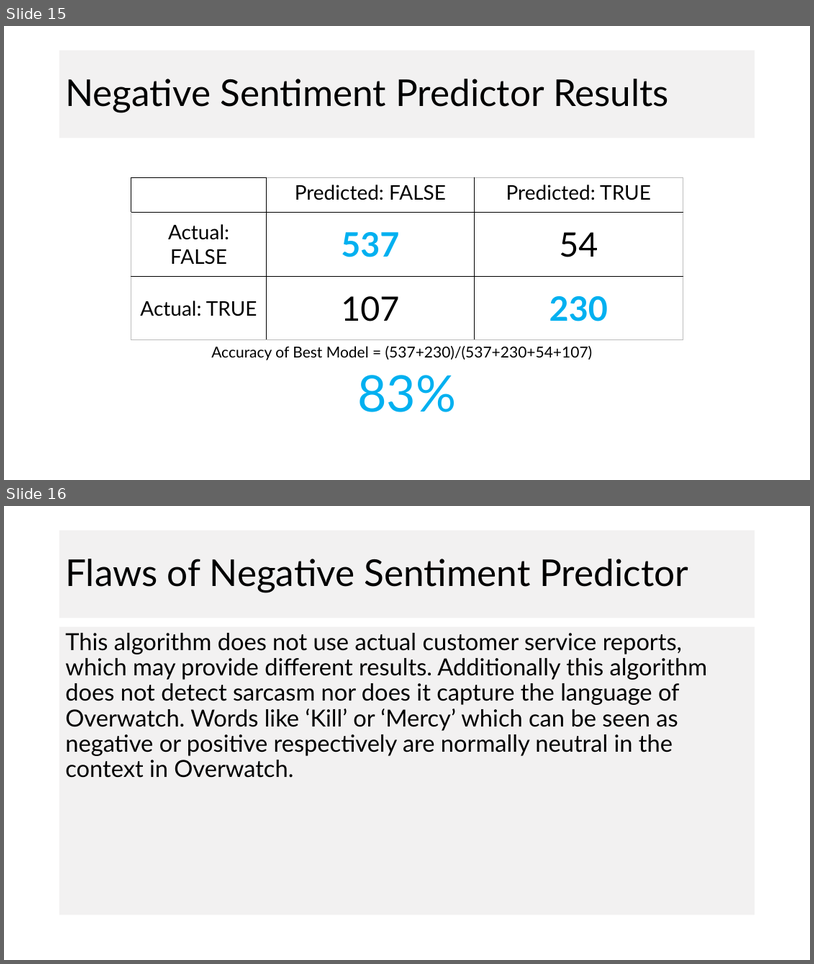
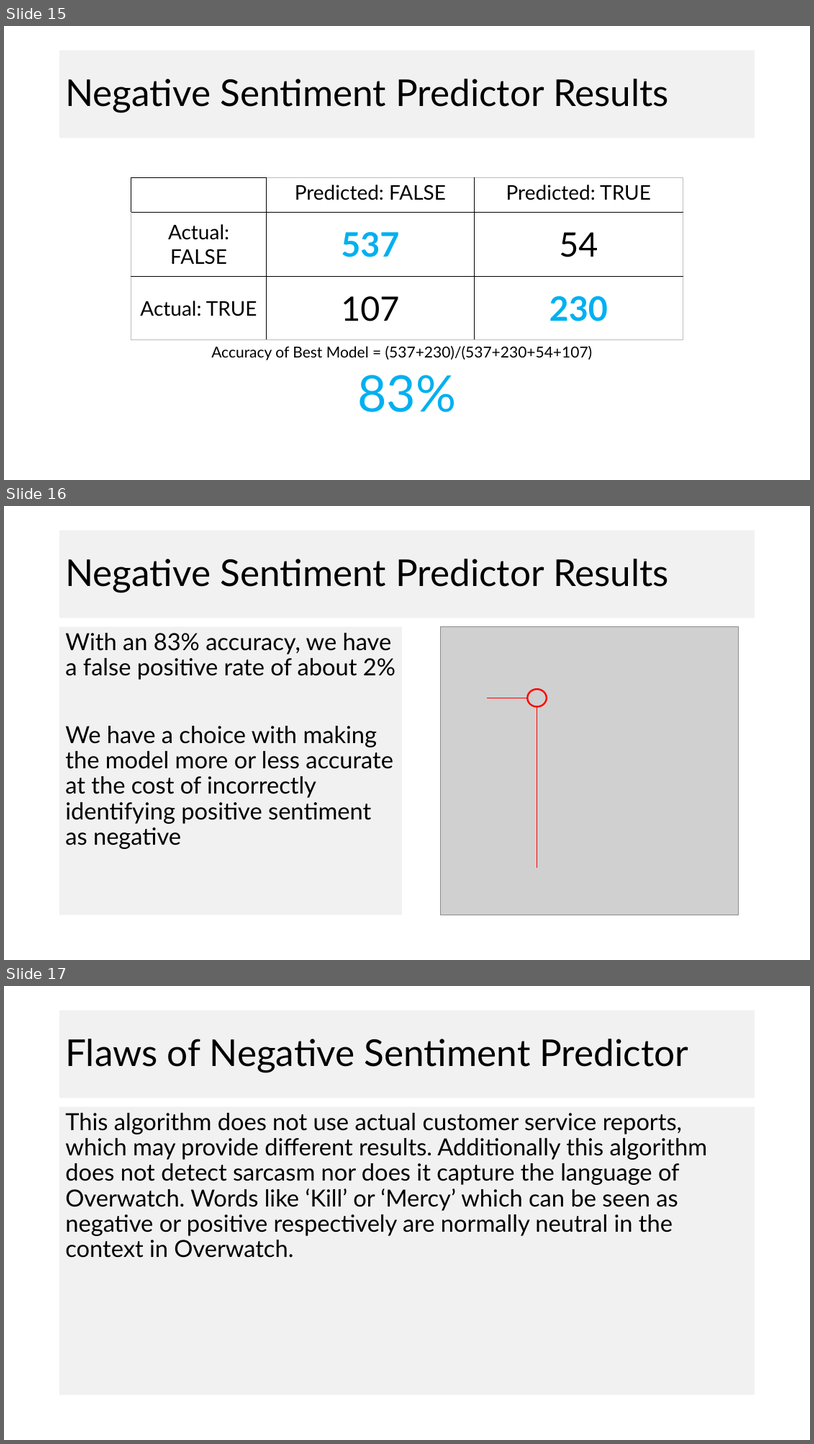
Before and after one commit to ujumqin/SB_CapstoneProject, a slide deck: Final Project Files/Reports/sb_capstone_final.pptx. Shown one above the other, each under a label of ours: slides 15 and 16 before the commit, slides 15, 16 and 17 after it. The pictures are 814x964 and 814x1444 pixels, drawn with LibreOffice and Linux fonts; fonts in the diff are those of the drawing; grey boxes stand for pictures; background and template pictures are left out. Boxes give left, top, right and bottom in pixels: in the first picture for what was removed or moved away, otherwise in the second. Text is boxed around its words. In the diff, an @@ line names an element or a change of style, - is before the commit and + after.

```diff
--- a/Final Project Files/Reports/sb_capstone_final.pptx
+++ b/Final Project Files/Reports/sb_capstone_final.pptx
@@ slide 16 added at <box>4,506,810,960</box>, background picture (left out) @@
@@ title added at <box>59,530,756,618</box>, fill #E7E6E6 at 54% opacity, 44 pt, text #000000 @@
+Negative Sentiment Predictor Results
@@ text added at <box>59,627,403,915</box>, fill #E7E6E6 at 54% opacity, 28 pt, text #000000 @@
+With an 83% accuracy, we have a false positive rate of about 2%
+We have a choice with making the model more or less accurate at the cost of incorrectly identifying positive sentiment as negative
@@ picture added at <box>441,627,739,915</box> @@
@@ line added from (528, 698) to (487, 698), #FF0000 1 pt @@
@@ ellipse added at <box>528,690,548,707</box>, outline #FF0000 2 pt @@
@@ line added from (538, 707) to (538, 867), #FF0000 1 pt @@
@@ what was slide 16 is now slide 17 @@
```
Also in this commit, not shown: 5 other files.
